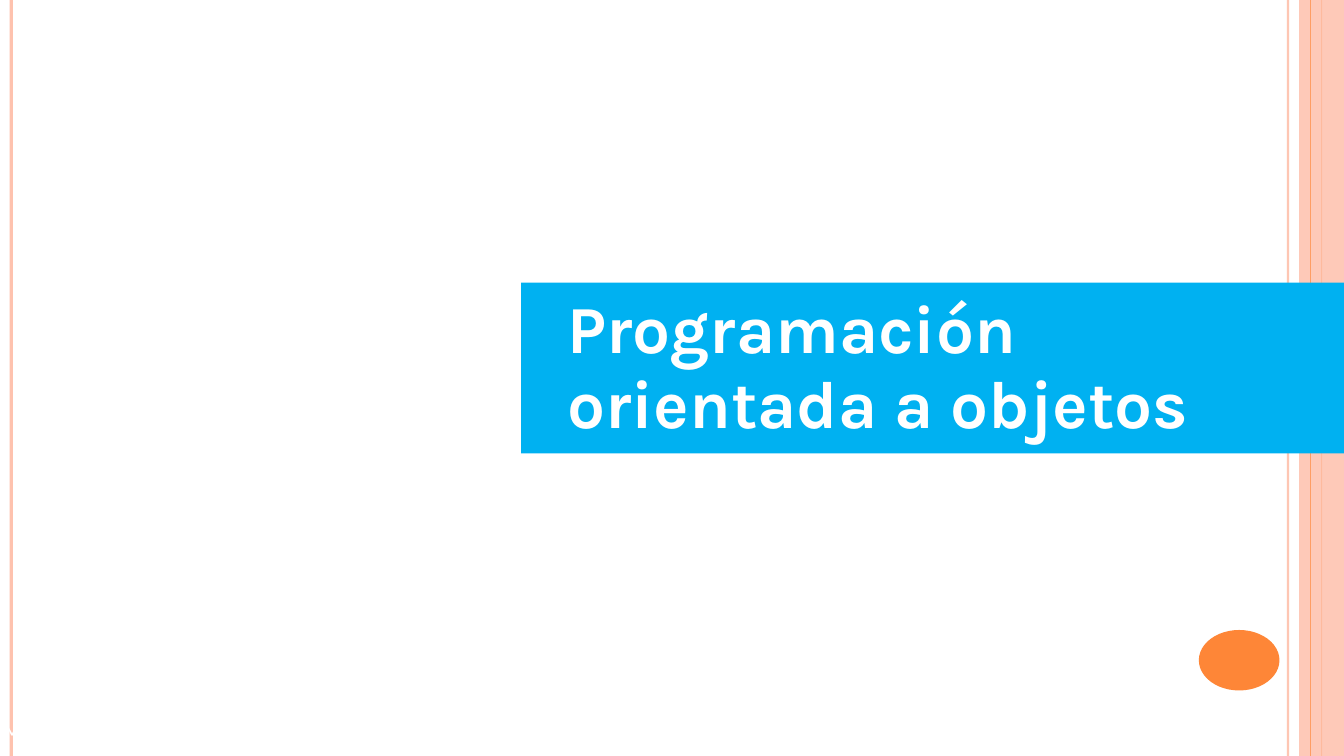
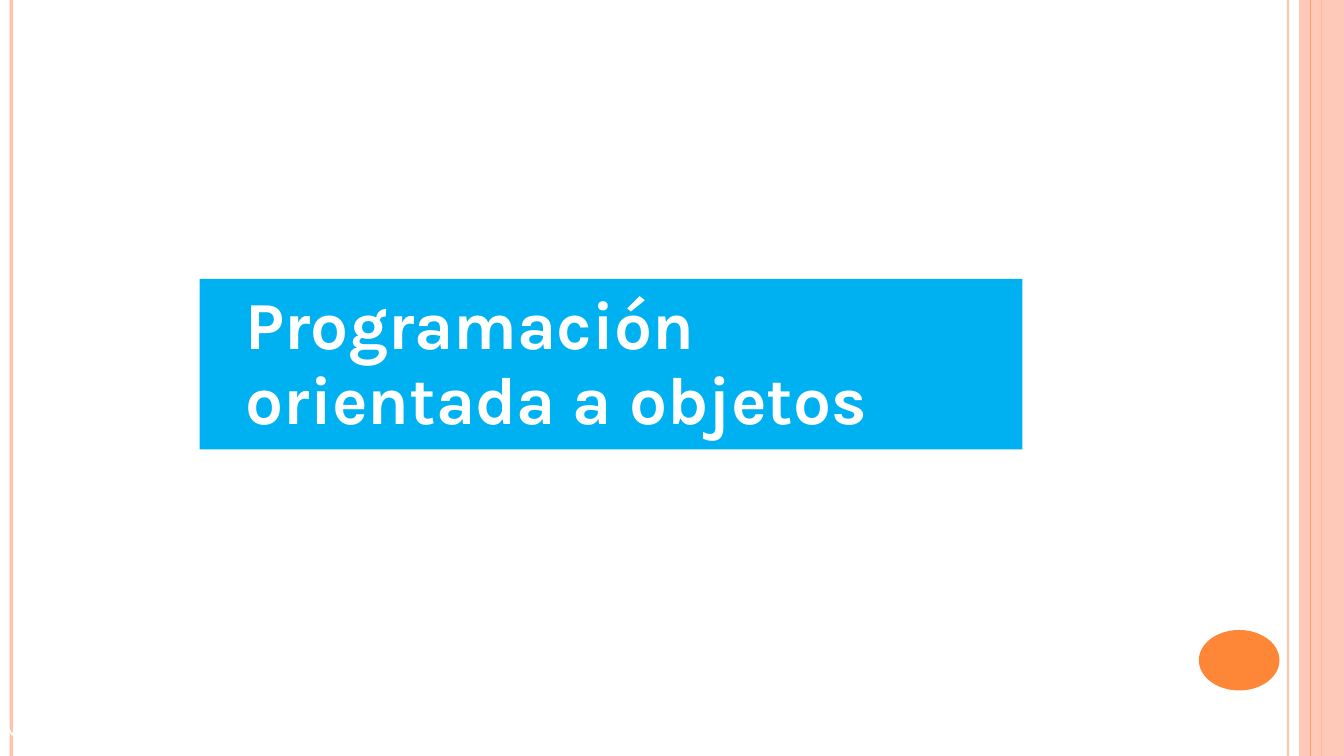
Before and after one commit to amartinsierra/recursos_python, a slide deck: slide 1 of otros/presentaciones/Modulo5_poo.pptx. Drawn at 1344x756 pixels with LibreOffice and Linux fonts; fonts in the diff are those of the drawing. Boxes give left, top, right and bottom in pixels: in the first picture for what was removed or moved away, otherwise in the second. Text is boxed around its words. In the diff, an @@ line names an element or a change of style, - is before the commit and + after.

```diff
--- a/otros/presentaciones/Modulo5_poo.pptx
+++ b/otros/presentaciones/Modulo5_poo.pptx
@@ rectangle "Programación orientada a objetos": place and size @@
-rectangle "Programación orientada a objetos" at bbox=[521, 283, 1344, 454]
+rectangle "Programación orientada a objetos" at bbox=[200, 279, 1022, 450]
```
Also in this commit, not shown: 4 other slides changed, 17 other files.
